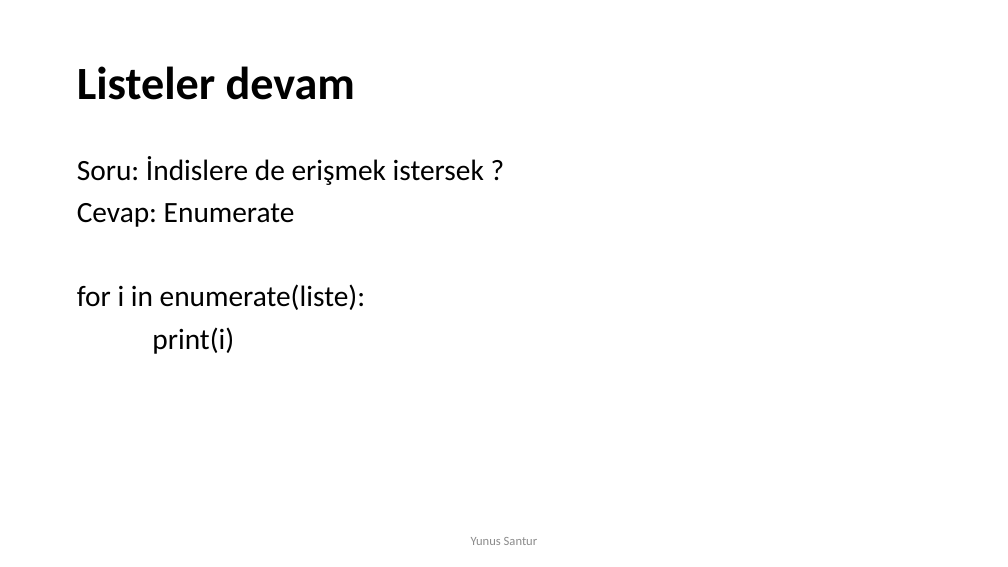
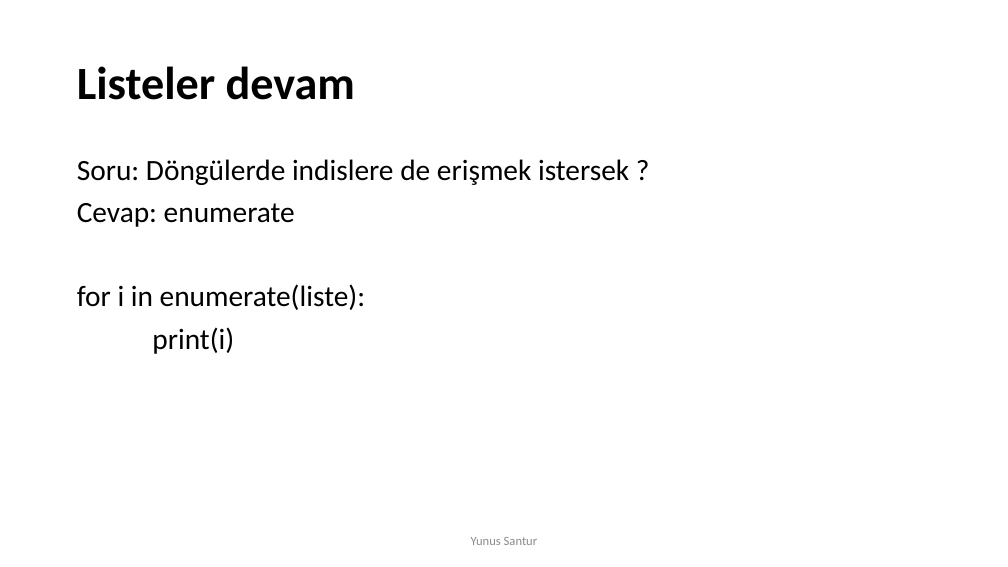
Before and after one commit to caresiz/AlgoritmaProgramlama2, a slide deck: slide 6 of H3/H3.pptx. Drawn at 1008x567 pixels with LibreOffice and Linux fonts; fonts in the diff are those of the drawing. Boxes give left, top, right and bottom in pixels: in the first picture for what was removed or moved away, otherwise in the second. Text is boxed around its words. In the diff, an @@ line names an element or a change of style, - is before the commit and + after.

```diff
--- a/H3/H3.pptx
+++ b/H3/H3.pptx
@@ text at (x1=77, y1=159, x2=629, y2=227): text changed @@
-Soru: İndislere de erişmek istersek ?
-Cevap: Enumerate
+Soru: Döngülerde indislere de erişmek istersek ?
+Cevap: enumerate
```
Also in this commit, not shown: 3 other slides changed, 1 slide added.
